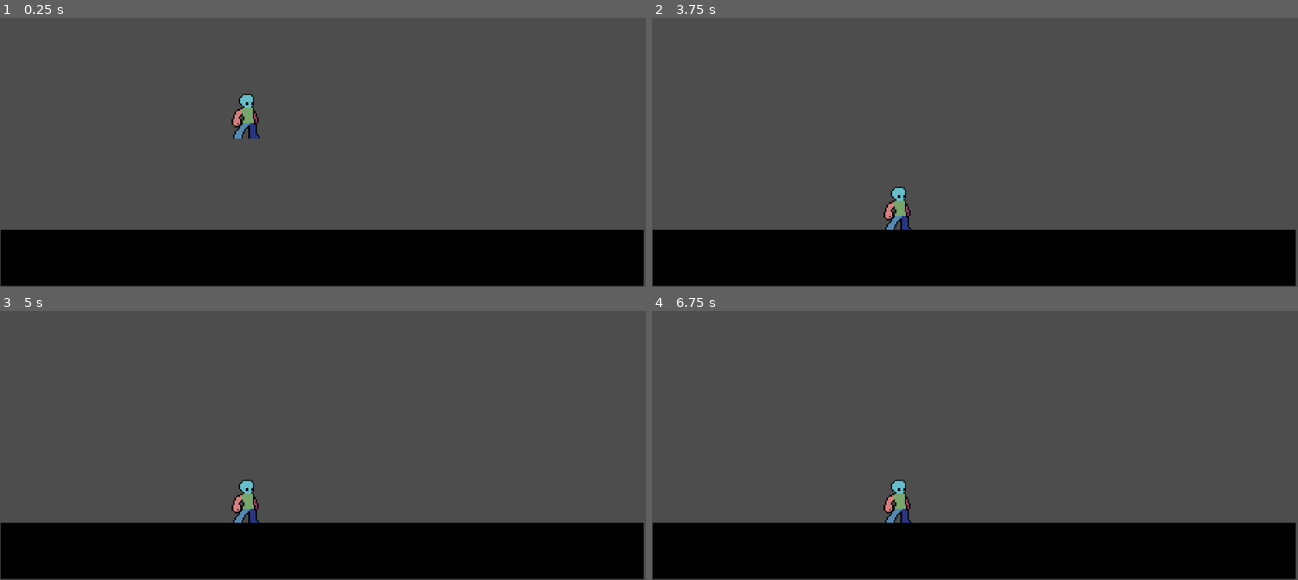
Above: before the commit, frames 1-4 (two rows, left to right).
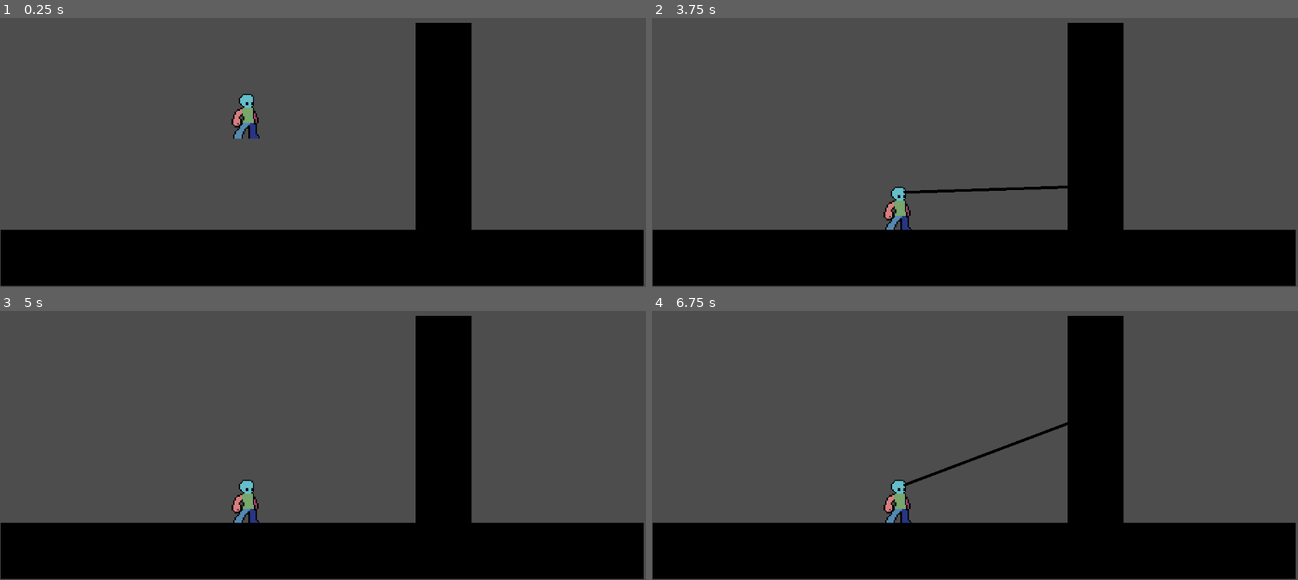
Above: after the commit, the same moments.

Repository: ShininDark/Spooderman
Game: Godot game, scene res://scenes/main.tscn
Two runs of this game, one before a commit and one after it. Both use one fixed random seed, a clock stepped at 60 frames per second and the inputs below.
Inputs (mouse positions are in pixels of both pictures, inside the frame that each line leads up to):
- Up to frame 1 (0.25 s): no input
- Up to frame 2 (3.75 s): move the mouse to (1117, 87) at 0.52 s; click (1117, 87) at 0.6 s; tap Enter at 1.25, 2.75 s; move the mouse to (845, 122) at 1.27 s; click (845, 122) at 1.35 s; tap Space at 2, 3.5 s; move the mouse to (1039, 26) at 2.02 s; click (1039, 26) at 2.1 s; move the mouse to (942, 179) at 2.77 s; click (942, 179) at 2.85 s; move the mouse to (1168, 160) at 3.52 s; click (1168, 160) at 3.6 s
- Up to frame 3 (5 s): tap Enter at 4.25 s; move the mouse to (129, 343) at 4.27 s; click (129, 343) at 4.35 s
- Up to frame 4 (6.75 s): tap Space at 5 s; move the mouse to (1007, 399) at 5.02 s; click (1007, 399) at 5.1 s; move the mouse to (outside the picture) at 5.77 s; click (outside the picture) at 5.85 s; move the mouse to (1117, 380) at 6.52 s; click (1117, 380) at 6.6 s

The runs differ from the first frame. In frame 1, 6.6% of the frame differs, in the area x 64-73%, y 1-79%; in frame 2, 6.9%; in frame 3, 6.6%; in frame 4, 6.9%, in the area x 38-73%, y 1-79%.

Commit message:
Added building component

Diff:
--- /dev/null
+++ b/scenes/building.tscn
@@ -0,0 +1,17 @@
+[gd_scene load_steps=2 format=3 uid="uid://beunqawcjbeaj"]
+
+[sub_resource type="RectangleShape2D" id="RectangleShape2D_nk8ba"]
+size = Vector2(39, 150)
+
+[node name="Building" type="StaticBody2D"]
+position = Vector2(0, -1)
+
+[node name="CollisionShape2D" type="CollisionShape2D" parent="."]
+position = Vector2(20.5, 76)
+shape = SubResource("RectangleShape2D_nk8ba")
+
+[node name="ColorRect" type="ColorRect" parent="."]
+offset_top = 1.0
+offset_right = 40.0
+offset_bottom = 151.0
+color = Color(0, 0, 0, 1)
--- a/scenes/main.tscn
+++ b/scenes/main.tscn
@@ -1,6 +1,7 @@
-[gd_scene load_steps=3 format=3 uid="uid://cgsjfiowapr2q"]
+[gd_scene load_steps=4 format=3 uid="uid://cgsjfiowapr2q"]
 
 [ext_resource type="PackedScene" uid="uid://cnvnfcon0vj46" path="res://scenes/player.tscn" id="1_o5qli"]
+[ext_resource type="PackedScene" uid="uid://beunqawcjbeaj" path="res://scenes/building.tscn" id="2_0wfyh"]
 
 [sub_resource type="RectangleShape2D" id="RectangleShape2D_o5qli"]
 size = Vector2(457, 38)
@@ -14,22 +15,27 @@
 position = Vector2(230, 129)
 zoom = Vector2(2.5, 2.5)
 
-[node name="StaticBody2D" type="StaticBody2D" parent="."]
+[node name="Floor" type="StaticBody2D" parent="."]
 position = Vector2(1, 217)
+metadata/_edit_group_ = true
 
-[node name="CollisionShape2D" type="CollisionShape2D" parent="StaticBody2D"]
+[node name="CollisionShape2D" type="CollisionShape2D" parent="Floor"]
 position = Vector2(228.5, 20)
 shape = SubResource("RectangleShape2D_o5qli")
 
-[node name="ColorRect" type="ColorRect" parent="StaticBody2D"]
+[node name="ColorRect" type="ColorRect" parent="Floor"]
 offset_left = -1.0
 offset_top = 1.0
 offset_right = 458.0
 offset_bottom = 41.0
 color = Color(0, 0, 0, 1)
 
+[node name="Building" parent="Floor" instance=ExtResource("2_0wfyh")]
+position = Vector2(295, -148)
+
 [node name="RopeLine" type="Line2D" parent="."]
 position = Vector2(1, 17)
 width = 2.0
+default_color = Color(0, 0, 0, 1)
 
 [connection signal="ready" from="RopeLine" to="Player" method="_on_rope_line_ready"]
--- a/scripts/player.gd
+++ b/scripts/player.gd
@@ -35,7 +35,7 @@
 
 func attach_rope(target_position: Vector2) -> void:
 	var space = get_world_2d().direct_space_state #Access the 2d world
-	var query = PhysicsRayQueryParameters2D.create(global_position, target_position) #creating a raw from player to mouse position
+	var query = PhysicsRayQueryParameters2D.create(global_position, target_position) #creating a ray from player to mouse position
 	query.exclude = [self] #to not hit player
 
 	var result = space.intersect_ray(query)
